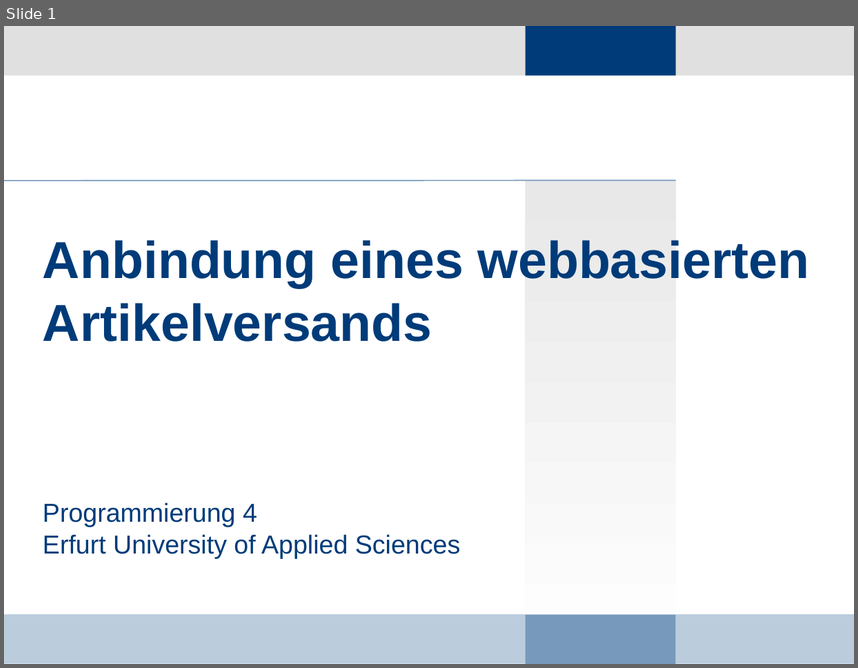
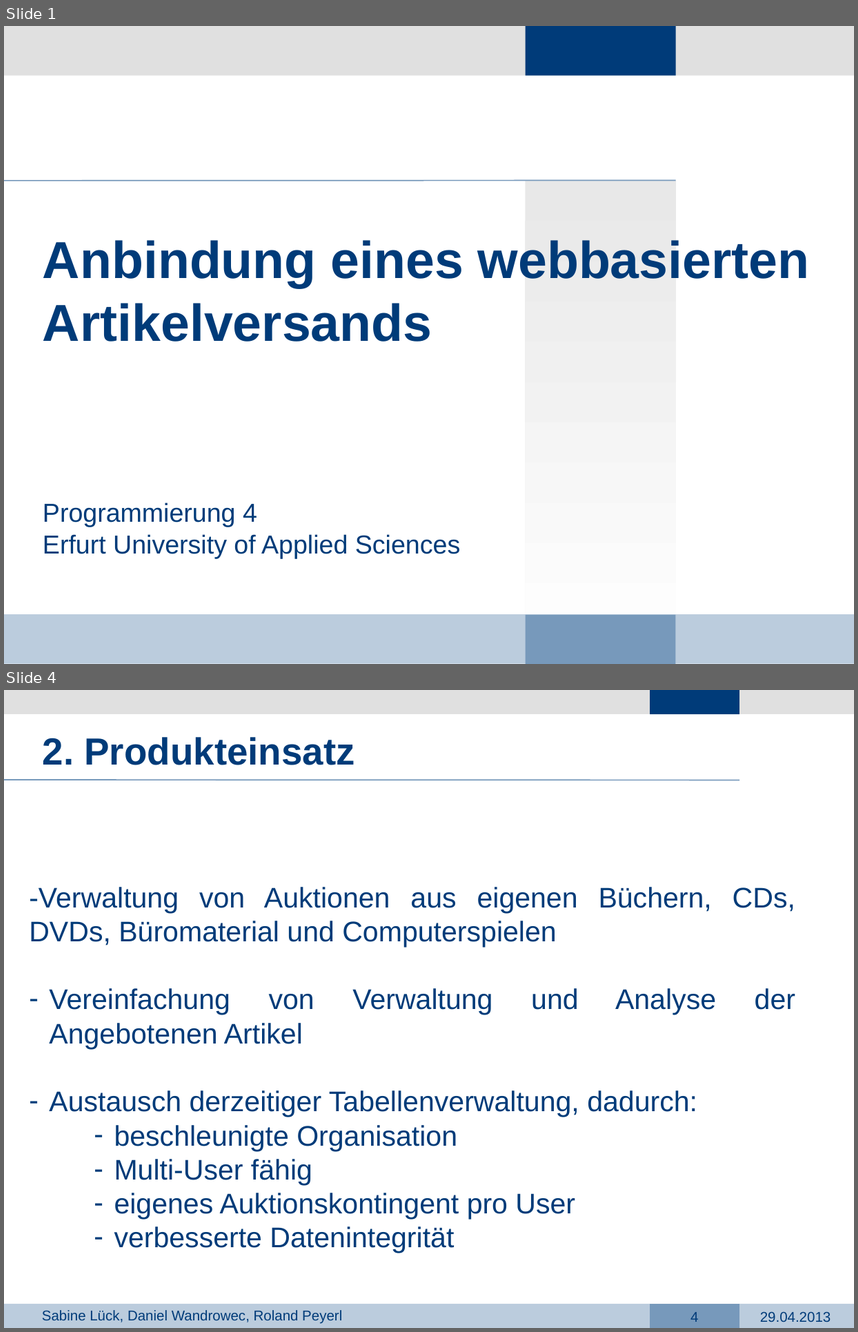
Before and after one commit to dark-saron/PRG4, a slide deck: Präsentation PRG4.pptx. Shown one above the other, each under a label of ours: slide 1 before the commit, slides 1 and 4 after it; the slides between them are not shown. The pictures are 858x668 and 858x1332 pixels, drawn with LibreOffice and Linux fonts; fonts in the diff are those of the drawing; background and template pictures are left out. Boxes give left, top, right and bottom in pixels: in the first picture for what was removed or moved away, otherwise in the second. Text is boxed around its words. In the diff, an @@ line names an element or a change of style, - is before the commit and + after.

```diff
--- a/Präsentation PRG4.pptx
+++ b/Präsentation PRG4.pptx
@@ slide 4 added at <box>4,690,854,1328</box>, background #FFFFFF @@
@@ rectangle added at <box>4,690,854,713</box>, fill #E0E0E0 @@
@@ rectangle added at <box>650,690,740,713</box>, fill #003B79 @@
@@ text added at <box>43,737,355,765</box>, 32 pt, text #003B79, bold @@
+2. Produkteinsatz
@@ line added from (4, 780) to (740, 780), #7799BB 1 pt @@
@@ text added at <box>29,887,795,1253</box>, 24 pt, text #003B79 @@
+-Verwaltung von Auktionen aus eigenen Büchern, CDs, DVDs, Büromaterial und Computerspielen
+– Vereinfachung von Verwaltung und Analyse der Angebotenen Artikel
+– Austausch derzeitiger Tabellenverwaltung, dadurch:
+    – beschleunigte Organisation
+    – Multi-User fähig
+    – eigenes Auktionskontingent pro User
+    – verbesserte Datenintegrität
@@ rectangle added at <box>4,1304,854,1328</box>, fill #BBCCDD @@
@@ text added at <box>42,1310,342,1323</box>, 12 pt, text #003B79 @@
+Sabine Lück, Daniel Wandrowec, Roland Peyerl
@@ rectangle added at <box>650,1304,740,1328</box>, fill #7799BB @@
@@ page number added at <box>691,1312,698,1321</box>, 12 pt, text #003B79 @@
+4
@@ text added at <box>760,1311,831,1321</box>, 12 pt, text #003B79 @@
+29.04.2013
```
Also in this commit, not shown: 3 slides changed, 9 other slides added, 5 other files.
